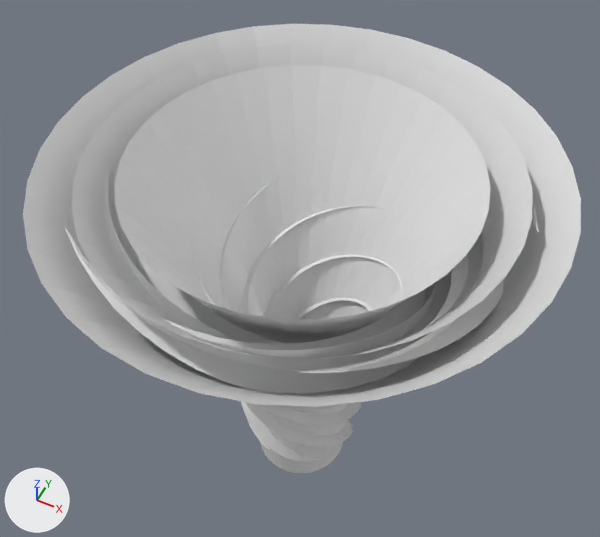
An edit to the FBX model Assets/Resources/KyNang/GioLoc/LocNho.fbx, drawn before and after from the same camera.
One viewpoint serves both versions: a camera (50 mm lens) standing at (2.75, -5.56, 10.52) and looking at (-0.26, 0.47, 2.98). The axes (+X, +Y, +Z) are drawn at lower left. The lights are the same throughout. The first picture is the older version. Vertices at exactly the same position are counted once.

The first picture shows 'DaiGio', 'Vo0', 'Vo1', 'Vo2'.
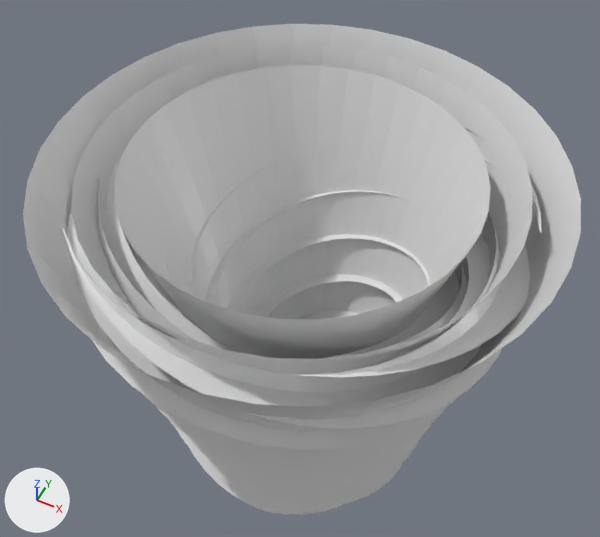
What differs and where, as boxes (x1, y1, x2, y2) in the pictures (600 x 537 px):
```json
{"object": "Vo0", "change": "reshaped, rescaled", "before": [115, 65, 491, 344], "after": [115, 65, 491, 359]}
{"object": "DaiGio", "change": "reshaped, rescaled", "before": [65, 140, 539, 462], "after": [63, 66, 542, 514]}
{"object": "Vo2", "change": "reshaped, rescaled", "before": [23, 24, 581, 473], "after": [23, 24, 581, 514], "on screen": "9% taller"}
{"object": "Vo1", "change": "reshaped, rescaled", "before": [72, 45, 533, 360], "after": [72, 45, 533, 377]}
```

The change, as JSON lines over the scene's bpy script:
```json
{"block": "me_daigio", "where": "# used by ob_daigio; location = (0.0, 0.0, 0.0); rotation_euler = (1.571, 0.0, 0.0), in degrees (90, 0, 0)"}
{"op": "remove", "block": "me_daigio", "code": "me_daigio.from_pydata(...)  # 1430 vertices, 700 faces; spans x -2.25..2.38, y 0.0..5.0, z -2.3..2.27"}
{"op": "add", "block": "me_daigio", "code": "me_daigio.from_pydata(...)  # 1430 vertices, 700 faces; spans x -245.02..243.24, y 0.0..500.0, z -245.56..240.44"}
{"block": "me_daigio", "change": "me_daigio part 2: 1430 of 1430 vertices moved; they spanned x -2.25..2.38, y 0.0..5.0, z -2.3..2.27 and now span x -245.02..243.24, y 0.0..500.0, z -245.56..240.44; mean shift (0.0, 247.5, 0.0)"}
{"block": "me_vo0", "where": "# used by ob_vo0; location = (0.0, 0.0, 0.0); rotation_euler = (1.571, 0.0, 0.0), in degrees (90, 0, 0)"}
{"op": "remove", "block": "me_vo0", "code": "me_vo0.from_pydata(...)  # 1073 vertices, 1008 faces; spans x -1.85..1.85, y 0.0..5.0, z -1.85..1.85"}
{"op": "add", "block": "me_vo0", "code": "me_vo0.from_pydata(...)  # 1073 vertices, 1008 faces; spans x -184.5..184.5, y 0.0..500.0, z -184.5..184.5"}
{"block": "me_vo0", "change": "me_vo0 part 4: 1073 of 1073 vertices moved; they spanned x -1.85..1.85, y 0.0..5.0, z -1.85..1.85 and now span x -184.5..184.5, y 0.0..500.0, z -184.5..184.5; mean shift (3.28, 247.5, 0.0)"}
{"block": "me_vo2", "where": "# used by ob_vo2; location = (0.0, 0.0, 0.0); rotation_euler = (1.571, 0.0, 0.0), in degrees (90, 0, 0)"}
{"op": "remove", "block": "me_vo2", "code": "me_vo2.from_pydata(...)  # 1044 vertices, 1008 faces; spans x -2.7..2.7, y 0.0..5.0, z -2.7..2.7"}
{"op": "add", "block": "me_vo2", "code": "me_vo2.from_pydata(...)  # 1044 vertices, 1008 faces; spans x -269.95..269.95, y 0.0..500.0, z -269.95..269.95"}
{"block": "me_vo2", "change": "me_vo2 part 1: 1044 of 1044 vertices moved; they spanned x -2.7..2.7, y 0.0..5.0, z -2.7..2.7 and now span x -269.95..269.95, y 0.0..500.0, z -269.95..269.95; mean shift (0.0, 247.5, 0.0)"}
{"block": "me_vo1", "where": "# used by ob_vo1; location = (0.0, 0.0, 0.0); rotation_euler = (1.571, 0.0, 0.0), in degrees (90, 0, 0)"}
{"op": "remove", "block": "me_vo1", "code": "me_vo1.from_pydata(...)  # 1044 vertices, 1008 faces; spans x -2.25..2.25, y 0.0..5.0, z -2.25..2.25"}
{"op": "add", "block": "me_vo1", "code": "me_vo1.from_pydata(...)  # 1044 vertices, 1008 faces; spans x -225.0..225.0, y 0.0..500.0, z -225.0..225.0"}
{"block": "me_vo1", "change": "me_vo1 part 3: 1044 of 1044 vertices moved; they spanned x -2.25..2.25, y 0.0..5.0, z -2.25..2.25 and now span x -225.0..225.0, y 0.0..500.0, z -225.0..225.0; mean shift (0.0, 247.5, 0.0)"}
{"op": "set", "path": "ob_daigio.scale", "old": "(1.0, 1.0, 1.0)", "new": "(0.01, 0.01, 0.01)"}
{"op": "set", "path": "ob_vo0.scale", "old": "(1.0, 1.0, 1.0)", "new": "(0.01, 0.01, 0.01)"}
{"op": "set", "path": "ob_vo2.scale", "old": "(1.0, 1.0, 1.0)", "new": "(0.01, 0.01, 0.01)"}
{"op": "set", "path": "ob_vo1.scale", "old": "(1.0, 1.0, 1.0)", "new": "(0.01, 0.01, 0.01)"}
```
